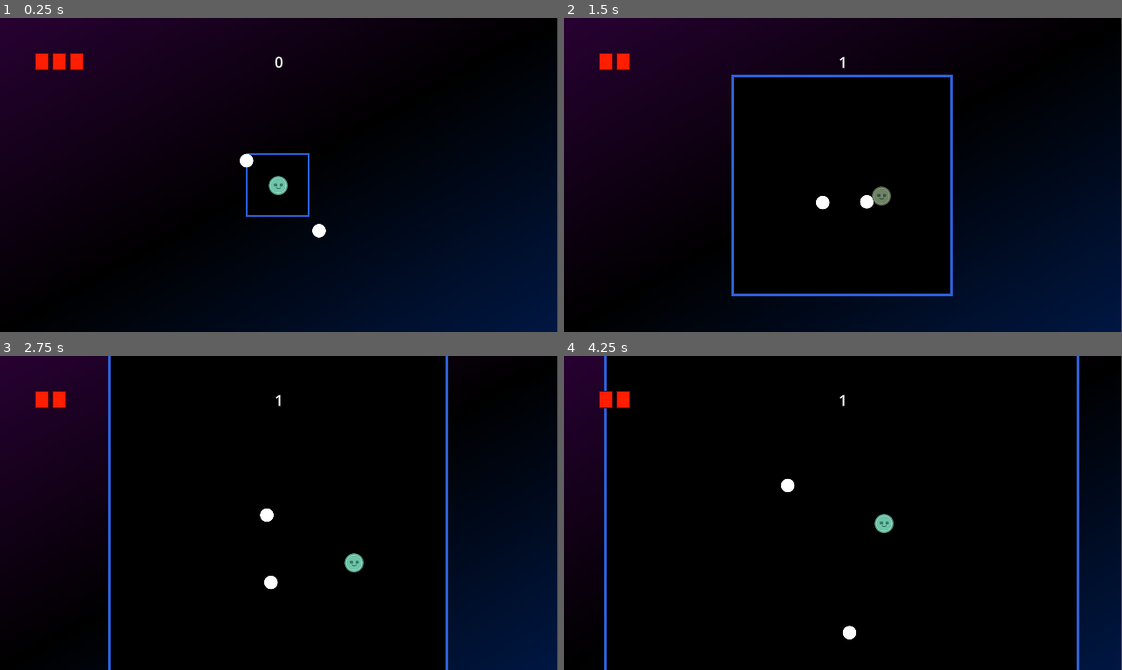
Above: before the commit, frames 1-4 (two rows, left to right).
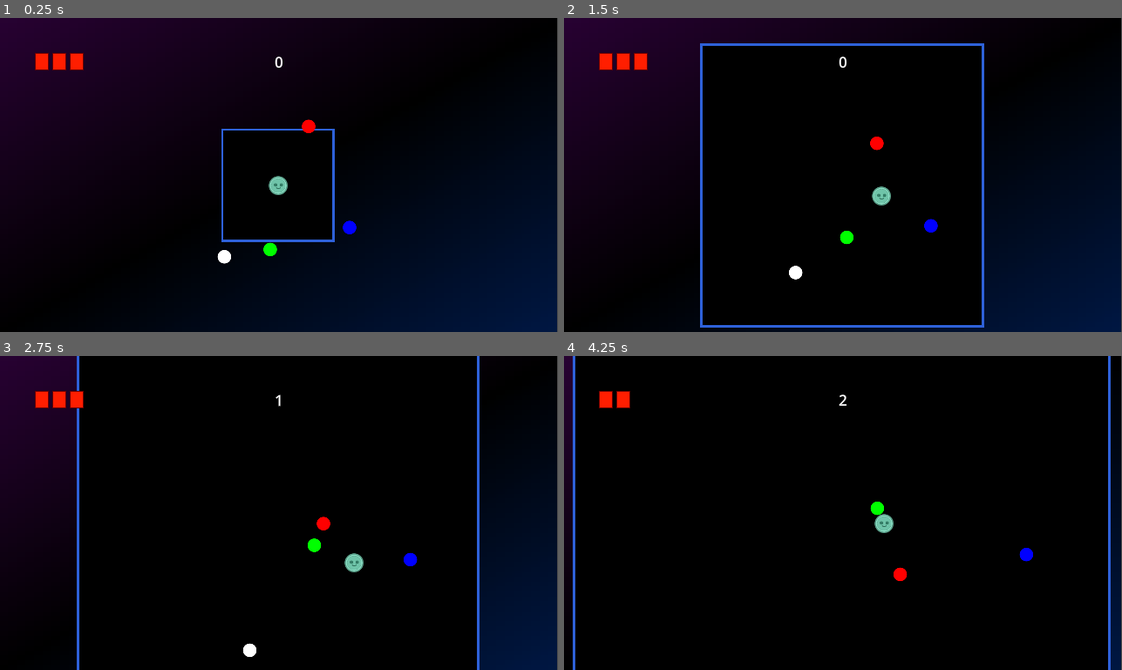
Above: after the commit, the same moments.

Repository: leofarias-cpu/brain-game-jam-incremental
Game: Godot game, scene res://systems/game/game.tscn
Two runs of this game, one before a commit and one after it. Both use one fixed random seed, a clock stepped at 60 frames per second and the inputs below.
Inputs:
- Up to frame 1 (0.25 s): no input
- Up to frame 2 (1.5 s): tap Enter (ui_accept) at 0.5, 0.6, 0.77, 1.07, 1.35 s; hold D (right) 0.53-1.28 s; hold S (down) from 1.28 s (still down)
- Up to frame 3 (2.75 s): tap Enter (ui_accept) at 1.52, 1.82, 2.1 s; release S (down) at 2.03 s; hold D (right) from 2.03 s (still down)
- Up to frame 4 (4.25 s): release D (right) at 2.78 s; hold W (up) 2.78-3.53 s; tap Enter (ui_accept) at 2.85, 3.02, 3.32, 3.6, 3.77, 4.07 s; hold A (left) from 3.53 s (still down)

The runs differ from the first frame. In frame 1, 1.3% of the frame differs, in the area x 38-64%, y 32-79%; in frame 2, 9.6%, in the area x 12-76%, y 8-99%; in frame 3, 6.7%; in frame 4, 7.7%.

Commit message:
feat: spawn things in the box hell yeah

Diff:
--- /dev/null
+++ b/entities/Grazeable.gd
@@ -0,0 +1,9 @@
+@abstract
+class_name Grazeable extends Area2D
+
+## How much money the player gets on grazing this. You should probably call the functions instead
+var graze: float
+
+@abstract
+## How much money the player gets on grazing this.
+func get_graze_value() -> float
--- a/entities/ball/ball.gd
+++ b/entities/ball/ball.gd
@@ -1,14 +1,18 @@
 extends CharacterBody2D
 
 var facing_direction: Vector2
-@export var speed: float
-
+var speed_current: float
+@export var base_stats: BallStats
+@export var hitbox: Grazeable
 
 func _ready() -> void:
+	await get_tree().create_timer(1).timeout
 	facing_direction = Vector2.from_angle(deg_to_rad(randf_range(0, 360))).normalized()
+	speed_current = base_stats.speed
+	hitbox.graze = base_stats.graze
 
 func _physics_process(delta: float) -> void:
-	var collision = move_and_collide(speed * facing_direction * delta)
+	var collision = move_and_collide(speed_current * facing_direction * delta)
 	if collision:
 		var reflect = collision.get_remainder().bounce(collision.get_normal())
 		# + random to avoid a ball bouncing perfectly in a straight line
--- a/entities/ball/ball.tscn
+++ b/entities/ball/ball.tscn
@@ -1,6 +1,14 @@
 [gd_scene format=3 uid="uid://cuovppwi20kvk"]
 
 [ext_resource type="Script" uid="uid://72kujug8owlr" path="res://entities/ball/ball.gd" id="1_61umk"]
+[ext_resource type="Script" uid="uid://4jddw1rvvtvi" path="res://entities/ball/ball_stats.gd" id="2_jyt08"]
+[ext_resource type="Script" uid="uid://b3rik67xq5m22" path="res://entities/ball/ball_hittbox.gd" id="3_w5wpn"]
+
+[sub_resource type="Resource" id="Resource_61umk"]
+script = ExtResource("2_jyt08")
+speed = 40.0
+graze = 1
+metadata/_custom_type_script = "uid://4jddw1rvvtvi"
 
 [sub_resource type="Gradient" id="Gradient_jyt08"]
 interpolation_color_space = 2
@@ -21,11 +29,12 @@
 [sub_resource type="CircleShape2D" id="CircleShape2D_ivg0e"]
 radius = 7.5
 
-[node name="CharacterBody2D" type="CharacterBody2D" unique_id=1851846432]
+[node name="CharacterBody2D" type="CharacterBody2D" unique_id=1851846432 node_paths=PackedStringArray("hitbox")]
 collision_layer = 2
 collision_mask = 5
 script = ExtResource("1_61umk")
-speed = 40.0
+base_stats = SubResource("Resource_61umk")
+hitbox = NodePath("Hittbox")
 
 [node name="InsaneGradientThing" type="Sprite2D" parent="." unique_id=1300600148]
 scale = Vector2(0.125, 0.125)
@@ -34,9 +43,10 @@
 [node name="CollisionShape2D" type="CollisionShape2D" parent="." unique_id=195362136]
 shape = SubResource("CircleShape2D_tga20")
 
-[node name="Hurtbox" type="Area2D" parent="." unique_id=723800753]
+[node name="Hittbox" type="Area2D" parent="." unique_id=723800753]
 collision_layer = 2
 collision_mask = 5
+script = ExtResource("3_w5wpn")
 
-[node name="CollisionShape2D" type="CollisionShape2D" parent="Hurtbox" unique_id=1162393346]
+[node name="CollisionShape2D" type="CollisionShape2D" parent="Hittbox" unique_id=1162393346]
 shape = SubResource("CircleShape2D_ivg0e")
--- /dev/null
+++ b/entities/ball/ball_hittbox.gd
@@ -0,0 +1,6 @@
+extends Grazeable
+
+
+
+func get_graze_value() -> float:
+	return self.graze
--- /dev/null
+++ b/entities/ball/ball_stats.gd
@@ -0,0 +1,5 @@
+class_name BallStats
+extends Resource
+
+@export var speed: float
+@export var graze: int
--- a/entities/play space/PlaySpace.tscn
+++ b/entities/play space/PlaySpace.tscn
@@ -8,8 +8,8 @@
 
 [sub_resource type="GradientTexture2D" id="GradientTexture2D_crql4"]
 gradient = SubResource("Gradient_juvy7")
-width = 10
-height = 10
+width = 50
+height = 50
 
 [sub_resource type="Gradient" id="Gradient_crql4"]
 offsets = PackedFloat32Array(0)
@@ -17,20 +17,20 @@
 
 [sub_resource type="GradientTexture2D" id="GradientTexture2D_tga20"]
 gradient = SubResource("Gradient_crql4")
-width = 12
-height = 12
+width = 54
+height = 54
 
 [sub_resource type="RectangleShape2D" id="RectangleShape2D_y06by"]
-size = Vector2(1, 10)
+size = Vector2(1, 50)
 
 [sub_resource type="RectangleShape2D" id="RectangleShape2D_7fu2m"]
-size = Vector2(1, 10)
+size = Vector2(1, 50)
 
 [sub_resource type="RectangleShape2D" id="RectangleShape2D_c4dok"]
-size = Vector2(12, 1)
+size = Vector2(50, 1)
 
 [sub_resource type="RectangleShape2D" id="RectangleShape2D_m7xbs"]
-size = Vector2(12, 1)
+size = Vector2(50, 1)
 
 [node name="PlaySpace" type="Sprite2D" unique_id=1075310213 node_paths=PackedStringArray("border")]
 z_index = -1
@@ -47,24 +47,24 @@
 collision_mask = 7
 
 [node name="Left" type="CollisionShape2D" parent="StaticBody2D" unique_id=1179361226]
-position = Vector2(-5.5, 0)
+position = Vector2(-25, 0)
 shape = SubResource("RectangleShape2D_y06by")
 one_way_collision = true
 one_way_collision_direction = Vector2(-1, 0)
 
 [node name="Rigth" type="CollisionShape2D" parent="StaticBody2D" unique_id=899771929]
-position = Vector2(5.5, 0)
+position = Vector2(25, 0)
 shape = SubResource("RectangleShape2D_7fu2m")
 one_way_collision = true
 one_way_collision_direction = Vector2(1, 0)
 
 [node name="Up" type="CollisionShape2D" parent="StaticBody2D" unique_id=1142694673]
-position = Vector2(0, -5.5)
+position = Vector2(0, -25)
 shape = SubResource("RectangleShape2D_c4dok")
 one_way_collision = true
 one_way_collision_direction = Vector2(0, -1)
 
 [node name="Down" type="CollisionShape2D" parent="StaticBody2D" unique_id=946127255]
-position = Vector2(0, 5.5)
+position = Vector2(0, 25)
 shape = SubResource("RectangleShape2D_m7xbs")
 one_way_collision = true
--- a/entities/play space/play_space.gd
+++ b/entities/play space/play_space.gd
@@ -1,3 +1,4 @@
+@tool
 class_name PlaySpace
 extends Sprite2D
 
@@ -7,10 +8,13 @@
 @onready var up: CollisionShape2D = $StaticBody2D/Up
 @onready var down: CollisionShape2D = $StaticBody2D/Down
 
-var width: float
-var height: float
-var border_width: float
+var width: float = 50
+var height: float = 50
+var border_width: float = 4
 
+func _ready() -> void:
+	if Engine.is_editor_hint():
+		update_size()
 
 ## Interpolates height, width and border witdh to the set sizes.
 ## Also moves and scales border collisions approriately.
@@ -31,3 +35,33 @@
 	rigth.shape.size.y = height
 	up.shape.size.x = width
 	down.shape.size.x = width
+
+## Gets a point inside the play area.
+func get_point() -> Vector2:
+	return Vector2(randf_range(-width, width), randf_range(-height, height))
+
+## Gets a point relative to a side of the space,
+## that is at between min_distance and max_distance from the border.
+## [br]
+## max_distance is a percentage [0-1] of the side and min_distance is pixels fuck you.
+func get_point_from_side(side: Vector2, max_distance: float, min_distance: float = 10) -> Vector2:
+	match side:
+		Vector2.UP:
+			var distance = randf_range(min_distance, height / 2 * max_distance)
+			var x_axis = randf_range(-width / 2 + min_distance, width / 2 - min_distance)
+			return Vector2(x_axis, -height / 2 + distance)
+		Vector2.RIGHT:
+			var distance = randf_range(min_distance, width / 2 * max_distance)
+			var y_axis = randf_range(-height / 2 + min_distance, width / 2 - min_distance)
+			return Vector2(width / 2 - distance, y_axis)
+		Vector2.DOWN:
+			var distance = randf_range(min_distance, height / 2 * max_distance)
+			var x_axis = randf_range(-width / 2 + min_distance, width / 2 - min_distance)
+			return Vector2(x_axis, height / 2 - distance)
+		Vector2.LEFT:
+			var distance = randf_range(min_distance, width / 2 * max_distance)
+			var y_axis = randf_range(-height / 2 + min_distance, width / 2 - min_distance)
+			return Vector2(-width / 2 + distance, y_axis)
+		var err:
+			push_error("Mano tu tá louco KRL eu falei que tinha que ser um dos vetores e tu me passa uma merda dessa: %s" % err)
+			return Vector2.ZERO
--- a/entities/player/player.gd
+++ b/entities/player/player.gd
@@ -6,7 +6,7 @@
 @export var hitbox: Area2D
 @export var sprite: Sprite2D
 
-signal graze
+signal graze(value: int)
 signal hit
 
 
@@ -31,11 +31,12 @@
 	move_and_slide()
 
 
-func _on_graze_area_area_entered(_area: Area2D) -> void:
-	graze.emit()
-	var tween = get_tree().create_tween()
-	tween.tween_property(sprite, 'modulate', Color(0.431, 0.865, 0.51, 1.0), 0.2)
-	tween.tween_property(sprite, 'modulate', Color(1.0, 1.0, 1.0, 1.0), 0.1)
+func _on_graze_area_area_entered(area: Area2D) -> void:
+	if area is Grazeable:
+		graze.emit(area.graze)
+		var tween := get_tree().create_tween()
+		tween.tween_property(sprite, 'modulate', Color(0.431, 0.865, 0.51, 1.0), 0.2)
+		tween.tween_property(sprite, 'modulate', Color(1.0, 1.0, 1.0, 1.0), 0.1)
 
 func _on_hitbox_area_entered(_area: Area2D) -> void:
 	hit.emit()
--- a/entities/player/player.tscn
+++ b/entities/player/player.tscn
@@ -19,7 +19,7 @@
 SPEED = 60.0
 grazing_area = NodePath("Graze area")
 grazing_collision_shape = NodePath("Graze area/CollisionShape2D")
-hitbox = NodePath("Hitbox")
+hitbox = NodePath("Hurtbox")
 sprite = NodePath("SchemingEmoji")
 
 [node name="SchemingEmoji" type="Sprite2D" parent="." unique_id=860333071]
@@ -41,10 +41,10 @@
 shape = SubResource("CircleShape2D_7fu2m")
 debug_color = Color(0.4875322, 0.877868, 0.63034904, 0.41960785)
 
-[node name="Hitbox" type="Area2D" parent="." unique_id=178867213]
+[node name="Hurtbox" type="Area2D" parent="." unique_id=178867213]
 collision_mask = 2
 
-[node name="CollisionShape2D" type="CollisionShape2D" parent="Hitbox" unique_id=1489840914]
+[node name="CollisionShape2D" type="CollisionShape2D" parent="Hurtbox" unique_id=1489840914]
 shape = SubResource("CircleShape2D_tga20")
 debug_color = Color(0.7, 0, 0.21000013, 0.41960785)
 
--- a/systems/game/game.gd
+++ b/systems/game/game.gd
@@ -7,23 +7,48 @@
 			get_tree().paused = true
 
 @export var play_space_height: float
-@export var play_space_wdith: float
+@export var play_space_width: float
 @export var play_space_border_width: float
 @export var play_space: PlaySpace
 
+@export var enemies: Array[PackedScene]
+
 func _ready() -> void:
-	#get_tree().paused = true
 	play_space.height = play_space_height
-	play_space.width = play_space_wdith
+	play_space.width = play_space_width
 	play_space.border_width = play_space_border_width
 	play_space.update_size()
-	#get_tree().paused = false
+
+	round_start()
 
 func _process(_delta: float) -> void:
 	if Input.is_action_just_pressed("ui_accept"):
 		play_space.height += 32
 		play_space.width += 32
 		play_space.update_size()
+	const directions = [Vector2.UP, Vector2.RIGHT, Vector2.DOWN, Vector2.LEFT]
+	#for i in 20:
+		#await get_tree().create_timer(1).timeout
+		#var direction: Vector2 = directions.pick_random()
+		#print("Side: %s = %s" % [direction, play_space.get_point_from_side(direction, 0.5)])
+
 
 func _on_player_hit() -> void:
 	hp -= 1
+
+func round_start():
+	for i in enemies.size():
+		var scene = enemies[i]
+		var new_enemy = scene.instantiate()
+
+		if new_enemy is Node2D:
+			const directions = [Vector2.UP, Vector2.RIGHT, Vector2.DOWN, Vector2.LEFT]
+			const colors = [Color.RED, Color.BLUE, Color.GREEN, Color.WHITE]
+
+			var direction: Vector2 = directions[i % 4]
+
+			new_enemy.position = play_space.get_point_from_side(direction, 0.4)
+			new_enemy.rotation = direction.angle()
+			new_enemy.modulate = colors[i % 4]
+			print(new_enemy.position)
+		play_space.add_child(new_enemy)
--- a/systems/game/game.tscn
+++ b/systems/game/game.tscn
@@ -26,13 +26,16 @@
 
 [node name="Game" type="Node2D" unique_id=1060518661 node_paths=PackedStringArray("play_space")]
 script = ExtResource("1_tsptn")
-play_space_height = 128.0
-play_space_wdith = 128.0
+play_space_height = 200.0
+play_space_width = 200.0
 play_space_border_width = 6.0
-play_space = NodePath("PlaySpace2")
+play_space = NodePath("PlaySpace")
+enemies = Array[PackedScene]([ExtResource("4_fcqpf"), ExtResource("4_fcqpf"), ExtResource("4_fcqpf"), ExtResource("4_fcqpf")])
 
-[node name="PlaySpace2" parent="." unique_id=1075310213 instance=ExtResource("6_q6kid")]
+[node name="PlaySpace" parent="." unique_id=1075310213 instance=ExtResource("6_q6kid")]
 position = Vector2(320, 192)
+
+[node name="Player" parent="PlaySpace" unique_id=1423667927 instance=ExtResource("5_2ub4j")]
 
 [node name="Camera2D" type="Camera2D" parent="." unique_id=1565455197]
 position = Vector2(321, 180)
@@ -89,17 +92,6 @@
 layout_mode = 2
 theme_override_styles/panel = SubResource("StyleBoxFlat_tga20")
 
-[node name="entities" type="Node2D" parent="." unique_id=223378482]
-
-[node name="Ball" parent="entities" unique_id=723800753 instance=ExtResource("4_fcqpf")]
-position = Vector2(281, 154)
-
-[node name="Ball2" parent="entities" unique_id=1553547856 instance=ExtResource("4_fcqpf")]
-position = Vector2(368, 234)
-
-[node name="Player" parent="entities" unique_id=1423667927 instance=ExtResource("5_2ub4j")]
-position = Vector2(320, 192)
-
-[connection signal="graze" from="entities/Player" to="CanvasLayer/MarginContainer/Label" method="_on_player_graze"]
-[connection signal="hit" from="entities/Player" to="." method="_on_player_hit"]
-[connection signal="hit" from="entities/Player" to="CanvasLayer/MarginContainer/HealthBar" method="_on_player_hit"]
+[connection signal="graze" from="PlaySpace/Player" to="CanvasLayer/MarginContainer/Label" method="_on_player_graze"]
+[connection signal="hit" from="PlaySpace/Player" to="." method="_on_player_hit"]
+[connection signal="hit" from="PlaySpace/Player" to="CanvasLayer/MarginContainer/HealthBar" method="_on_player_hit"]
--- a/ui/scoreTracker.gd
+++ b/ui/scoreTracker.gd
@@ -2,6 +2,6 @@
 
 var score = 0
 
-func _on_player_graze() -> void:
-	score += 1
+func _on_player_graze(value: int) -> void:
+	score += value
 	text = str(score)
Not shown, added: entities/Grazeable.gd.uid
Not shown, added: entities/ball/ball_hittbox.gd.uid
Not shown, added: entities/ball/ball_stats.gd.uid
